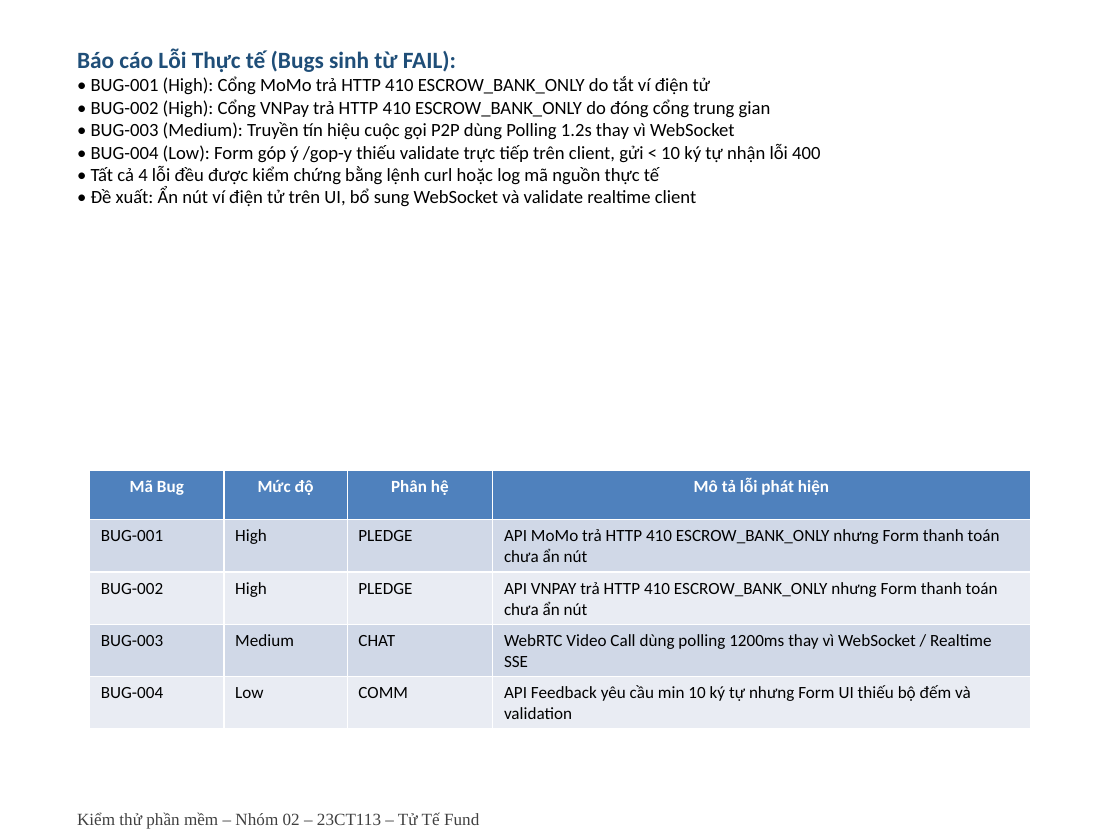
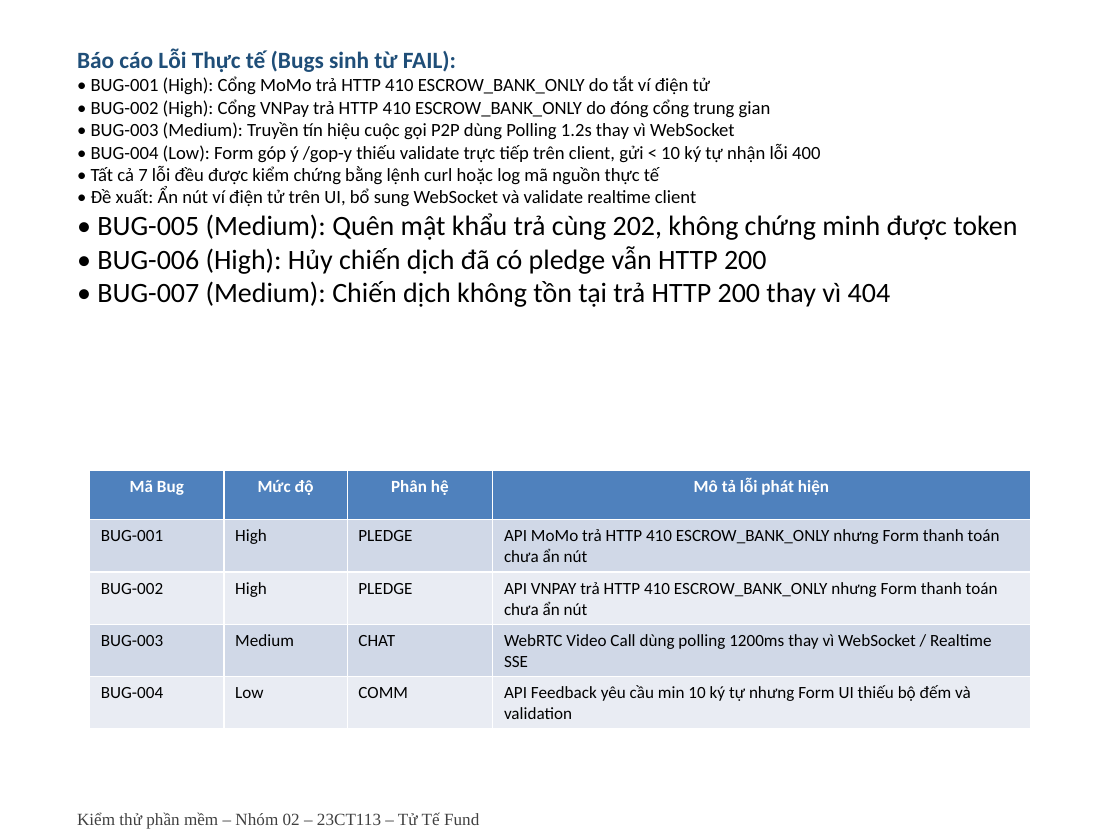
Before and after one commit to Escanor292/test, a slide deck: slide 8 of 23CT113_Nhom02_NenTangCrowdfunding(TuTeFund)/Word+ppt Báo Cáo/Ppt Báo cáo Nhóm 2 - 23CT113.pptx. Drawn at 1120x840 pixels with LibreOffice and Linux fonts; fonts in the diff are those of the drawing. Boxes give left, top, right and bottom in pixels: in the first picture for what was removed or moved away, otherwise in the second. Text is boxed around its words. In the diff, an @@ line names an element or a change of style, - is before the commit and + after.

Commit message:
Chấm lại các ca PASS giả bằng request thật lên demo.
89/4 thành 86 PASS và 7 FAIL: quên mật khẩu không chứng minh được token, hủy chiến dịch đã có pledge vẫn 200, trang không tồn tại trả HTTP 200. Các ca còn lại giữ PASS chỉ khi body khớp tiêu chí.

```diff
--- a/23CT113_Nhom02_NenTangCrowdfunding(TuTeFund)/Word+ppt Báo Cáo/Ppt Báo cáo Nhóm 2 - 23CT113.pptx
+++ b/23CT113_Nhom02_NenTangCrowdfunding(TuTeFund)/Word+ppt Báo Cáo/Ppt Báo cáo Nhóm 2 - 23CT113.pptx
@@ text at (x1=91, y1=166, x2=659, y2=187): text changed @@
-• Tất cả 4 lỗi đều được kiểm chứng bằng lệnh curl hoặc log mã nguồn thực tế
+• Tất cả 7 lỗi đều được kiểm chứng bằng lệnh curl hoặc log mã nguồn thực tế
@@ text at (x1=97, y1=213, x2=1017, y2=307): paragraphs added @@
+• BUG-005 (Medium): Quên mật khẩu trả cùng 202, không chứng minh được token
+• BUG-006 (High): Hủy chiến dịch đã có pledge vẫn HTTP 200
+• BUG-007 (Medium): Chiến dịch không tồn tại trả HTTP 200 thay vì 404
```
Also in this commit, not shown: 3 other slides changed, 30 other files.
